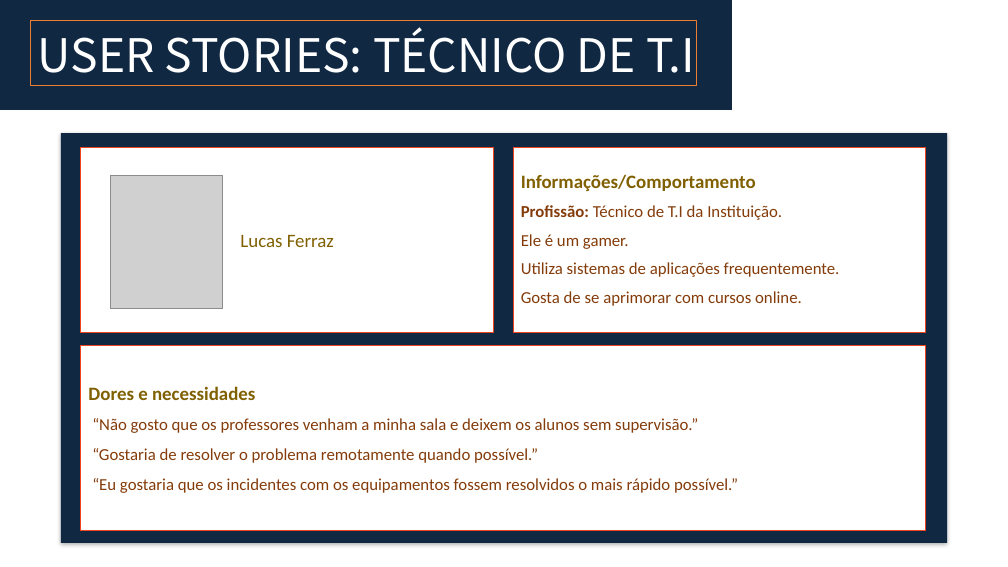
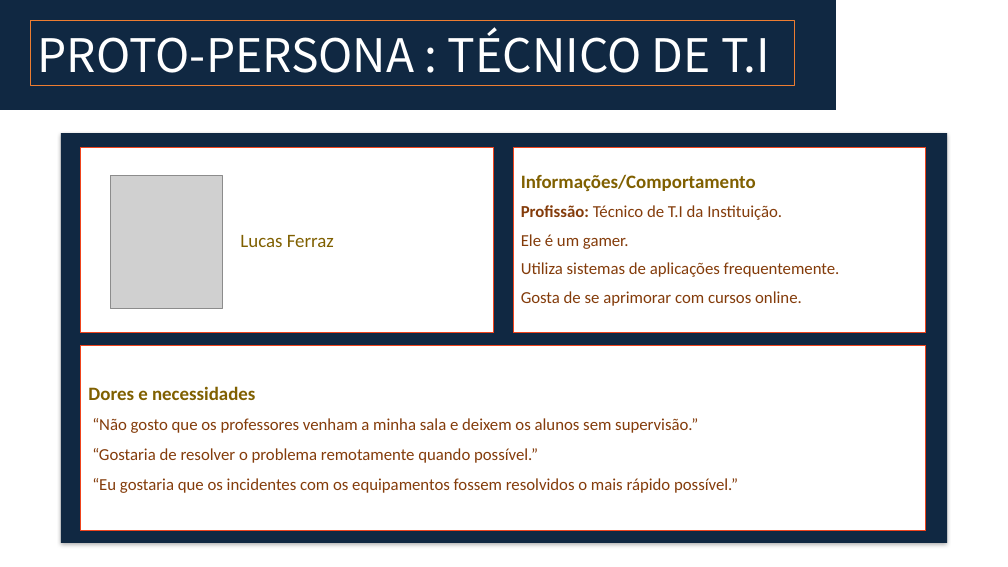
Before and after one commit to BandTec/grupo-05-adsa-20201, a slide deck: slide 21 of Supervisor 3.pptx (slide 20 before the commit). Drawn at 1008x567 pixels with LibreOffice and Linux fonts; fonts in the diff are those of the drawing; grey boxes stand for pictures. Boxes give left, top, right and bottom in pixels: in the first picture for what was removed or moved away, otherwise in the second. Text is boxed around its words. In the diff, an @@ line names an element or a change of style, - is before the commit and + after.

```diff
--- a/Supervisor 3.pptx
+++ b/Supervisor 3.pptx
@@ rectangle: place and size @@
-rectangle at bbox=[0, 0, 733, 110]
+rectangle at bbox=[0, 0, 837, 110]
@@ rectangle: place and size @@
-rectangle at bbox=[30, 20, 696, 85]
+rectangle at bbox=[30, 20, 795, 85]
@@ title at bbox=[38, 27, 770, 73]: text changed @@
-USER STORIES: TÉCNICO DE T.I
+PROTO-PERSONA : TÉCNICO DE T.I
```
Also in this commit, not shown: 14 other slides changed.
